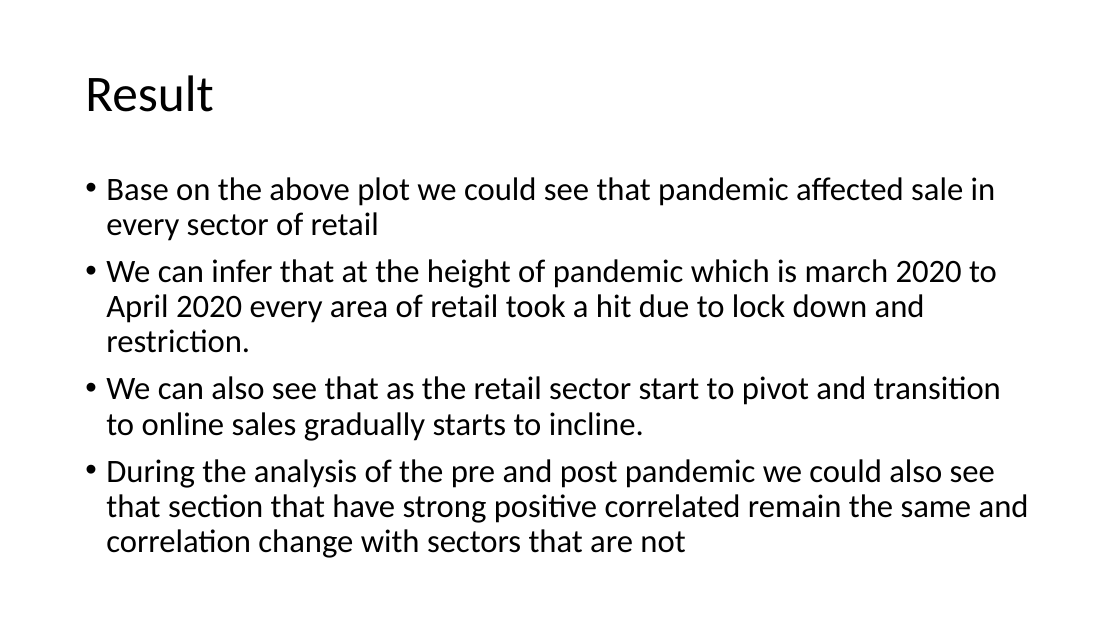
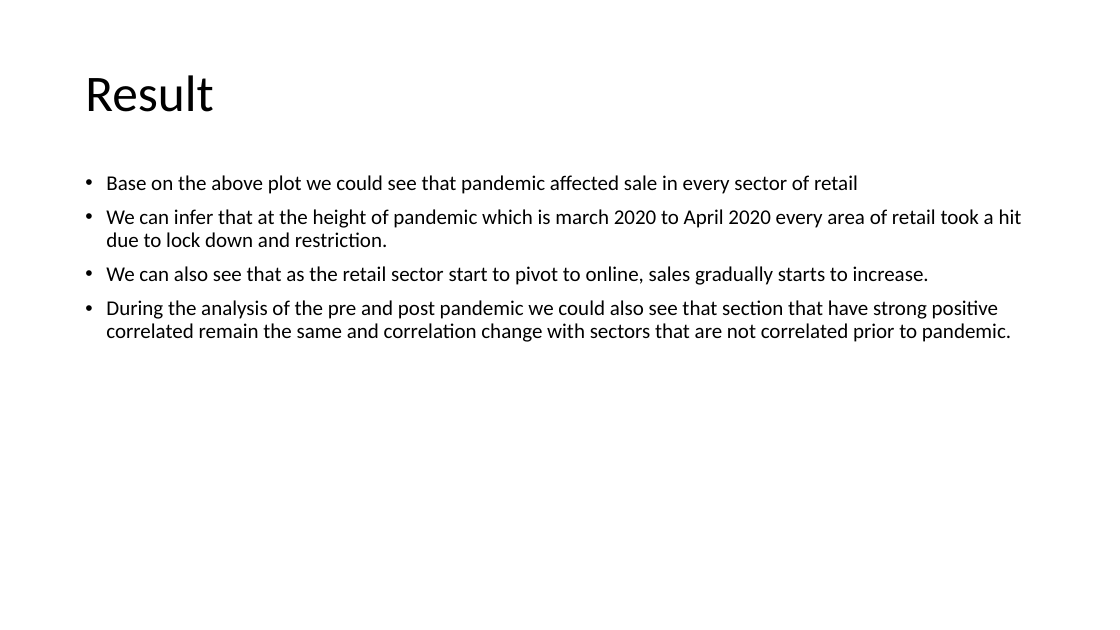
Before and after one commit to Billieo/pandemic_pandas, a slide deck: slide 8 of reports/Presentation power point.pptx (slide 7 before the commit). Drawn at 1120x630 pixels with LibreOffice and Linux fonts; fonts in the diff are those of the drawing. Boxes give left, top, right and bottom in pixels: in the first picture for what was removed or moved away, otherwise in the second. Text is boxed around its words. In the diff, an @@ line names an element or a change of style, - is before the commit and + after.

```diff
--- a/reports/Presentation power point.pptx
+++ b/reports/Presentation power point.pptx
@@ text at (106, 175, 1022, 247): size 28 to 18 pt in "Base on the above plot we could ...", "We can infer that at the height ..." @@
@@ text at (106, 266, 1011, 342): text changed; size 28 to 18 pt @@
-• We can also see that as the retail sector start to pivot and transition to online sales gradually starts to incline.
-• During the analysis of the pre and post pandemic we could also see that section that have strong positive correlated remain the same and correlation change with sectors that are not
+• We can also see that as the retail sector start to pivot to online, sales gradually starts to increase.
+• During the analysis of the pre and post pandemic we could also see that section that have strong positive correlated remain the same and correlation change with sectors that are not correlated prior to pandemic.
```
Also in this commit, not shown: 3 other slides changed, 6 slides added, 12 slides removed.
